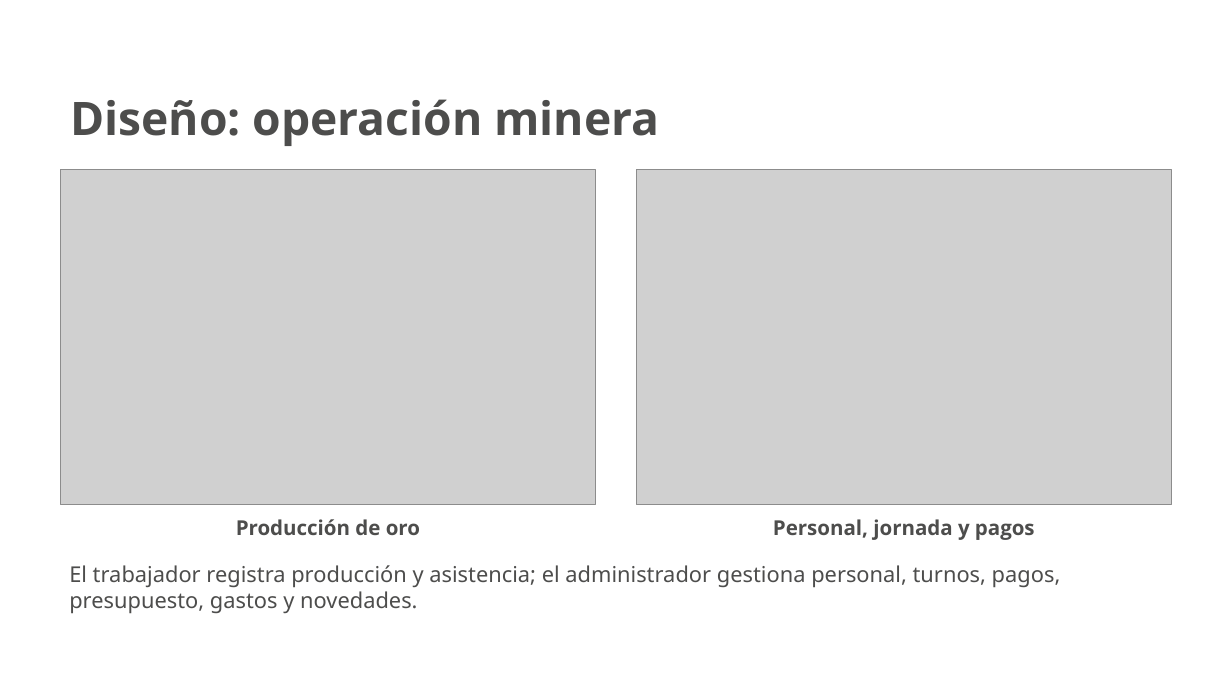
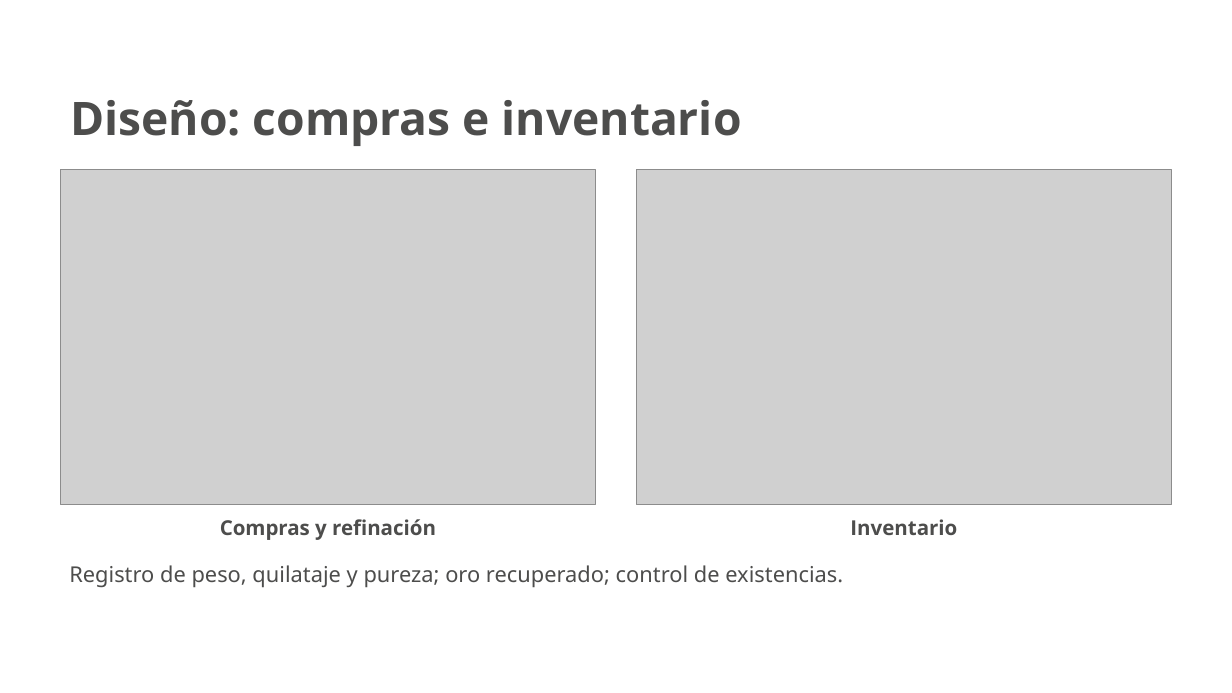
Before and after one commit to JesusArturoRincon21/Proyecto-Sena, a slide deck: slide 10 of docs/presentacion/Yesids_Treasure_Pitch.pptx (slide 12 before the commit). Drawn at 1232x693 pixels with LibreOffice and Linux fonts; fonts in the diff are those of the drawing; grey boxes stand for pictures; background and template pictures are left out. Boxes give left, top, right and bottom in pixels: in the first picture for what was removed or moved away, otherwise in the second. Text is boxed around its words. In the diff, an @@ line names an element or a change of style, - is before the commit and + after.

```diff
--- a/docs/presentacion/Yesids_Treasure_Pitch.pptx
+++ b/docs/presentacion/Yesids_Treasure_Pitch.pptx
@@ text at [70,100,742,146]: text changed @@
-Diseño: operación minera
+Diseño: compras e inventario
@@ text at [220,519,436,540]: text changed @@
-Producción de oro
+Compras y refinación
@@ text at [850,519,957,535]: text changed @@
-Personal, jornada y pagos
+Inventario
@@ text at [69,565,843,588]: text changed @@
-El trabajador registra producción y asistencia; el administrador gestiona personal, turnos, pagos, presupuesto, gastos y novedades.
+Registro de peso, quilataje y pureza; oro recuperado; control de existencias.
```
Also in this commit, not shown: 10 other slides changed, 1 slide added, 1 slide removed, 9 other files.
